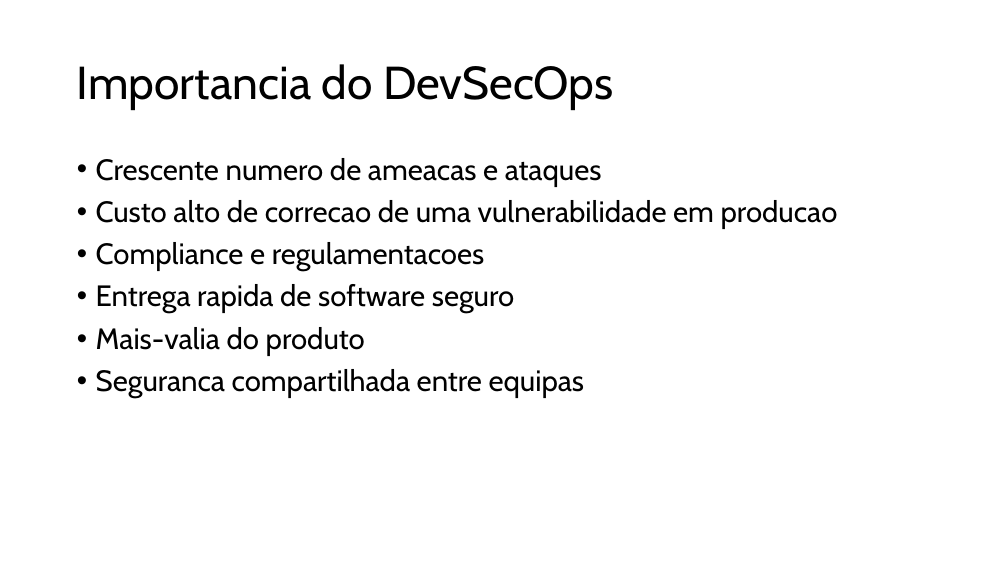
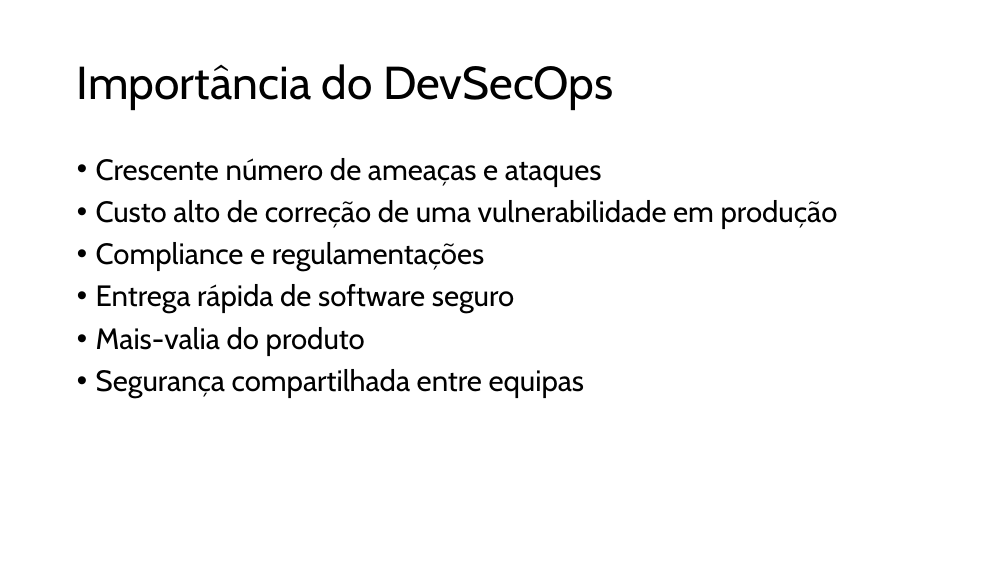
Before and after one commit to raqsilva8/pme-devsecops-toolkit, a slide deck: slide 6 of Material_de_Treino/DevSecOps_tecnico.pptx. Drawn at 1008x567 pixels with LibreOffice and Linux fonts; fonts in the diff are those of the drawing. Boxes give left, top, right and bottom in pixels: in the first picture for what was removed or moved away, otherwise in the second. Text is boxed around its words. In the diff, an @@ line names an element or a change of style, - is before the commit and + after.

```diff
--- a/Material_de_Treino/DevSecOps_tecnico.pptx
+++ b/Material_de_Treino/DevSecOps_tecnico.pptx
@@ title at box(77, 64, 614, 110): text changed @@
-Importancia do DevSecOps
+Importância do DevSecOps
@@ text at box(96, 158, 838, 314): text changed @@
-• Crescente numero de ameacas e ataques
-• Custo alto de correcao de uma vulnerabilidade em producao
-• Compliance e regulamentacoes
-• Entrega rapida de software seguro
+• Crescente número de ameaças e ataques
+• Custo alto de correção de uma vulnerabilidade em produção
+• Compliance e regulamentações
+• Entrega rápida de software seguro
@@ text at box(96, 369, 585, 398): text changed @@
-• Seguranca compartilhada entre equipas
+• Segurança compartilhada entre equipas
```
Also in this commit, not shown: 13 other slides changed, 1 other file.
